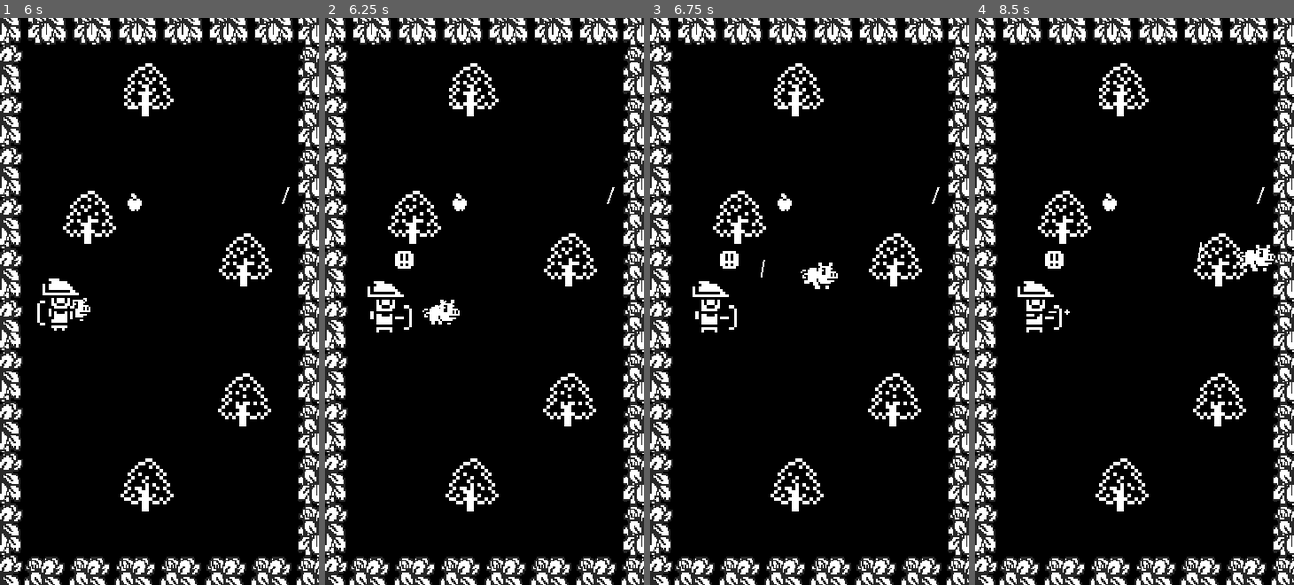
Above: before the commit, frames 1-4 (left to right).
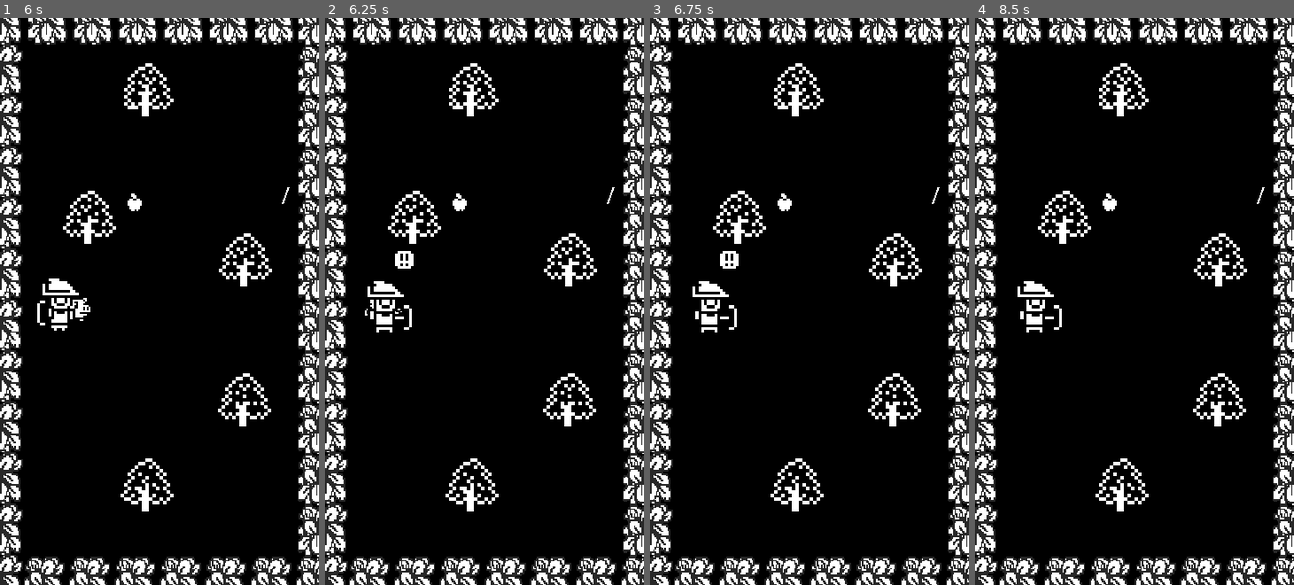
Above: after the commit, the same moments.

Repository: fguillen/PiggyTheApplesAndTheGuard
Game: Godot game, scene res://Word.tscn
The game is run twice, just before and just after one commit, with the same random seed, the same clock (stepped at 60 frames per second) and the same inputs.
Inputs:
- Up to frame 1 (6 s): hold Right (ui_right) 0.53-1.28 s; hold Down (ui_down) 1.28-2.03 s; hold Right (ui_right) 2.03-2.78 s; hold Up (ui_up) 2.78-3.53 s; hold Left (ui_left) 3.53-5.03 s; hold Down (ui_down) 5.03-5.78 s; hold Right (ui_right) from 5.78 s (still down)
- Up to frame 2 (6.25 s): keep holding Right (ui_right)
- Up to frame 3 (6.75 s): release Right (ui_right) at 6.53 s; hold Up (ui_up) from 6.53 s (still down)
- Up to frame 4 (8.5 s): release Up (ui_up) at 7.28 s; hold Right (ui_right) 7.28-8.03 s; hold Down (ui_down) from 8.03 s (still down)

Frame 1 is identical in both runs. In frame 2, 0.3% of the frame differs, in the area x 12-43%, y 49-55%; in frame 3, 0.3%; in frame 4, 0.5%, in the area x 14-95%, y 39-54%.

Commit message:
Pig wounded

Diff:
--- a/Arrow.gd
+++ b/Arrow.gd
@@ -12,6 +12,7 @@
 const SoundArrowShoot = preload("res://Sounds/ArrowShoot.wav")
 
 var destiny_position
+var aim_position
 
 func _ready():
 	print("Arrow.ready")
@@ -22,13 +23,17 @@
 # 	aim(Vector2(0, 0))
 # 	shoot(Vector2(150, 50))
 
-func aim(aim_position, _destiny_position):
+func aim(_aim_position, _destiny_position):
 	print("Arrow.aim")
 	collision.disabled = true
+	aim_position = _aim_position
+	destiny_position = _destiny_position
+
 	global_position = aim_position
-	destiny_position = _destiny_position
+
 	if destiny_position.x < aim_position.x:
 		scale.x = -1
+
 
 func shoot():
 	print("Arrow.shoot")
@@ -48,12 +53,14 @@
 	)
 	tween.start()
 
+
 func stick():
 	audioPlayer.stream = SoundArrowImpact
 	audioPlayer.play()
 	collision.disabled = true
 	sprite.rotation_degrees = rand_range(30, 110)
 	sprite.frame = 1
+
 
 func _on_Tween_tween_completed(_object:Object, _key:NodePath):
 	stick()
--- a/Pig.gd
+++ b/Pig.gd
@@ -11,18 +11,21 @@
 onready var labelVisible: = $LabelVisible
 onready var sprite: = $Sprite
 onready var timerEating: = $TimerEating
+onready var timerGoToGameOver: = $TimerGoToGameOver
 onready var visibilityNotifier: = $VisibilityNotifier2D
 onready var audioPlayer: = $AudioStreamPlayer2D
 
 const TextureVisible = preload("res://Pig.png")
 const TextureHidden = preload("res://Pig_hidden.png")
 const SoundChewing = preload("res://Sounds/Chewing.wav")
+const SoundOink = preload("res://Sounds/Oink.wav")
 
 var hidden = false
 var size = 1
 var appleEating = null
 var screen_size = Vector2.ZERO
 var rnd = RandomNumberGenerator.new()
+var run_away_direction
 
 enum State {
 	IDLE,
@@ -81,9 +84,13 @@
 		sprite.texture = TextureVisible
 
 
-func move(_direction, delta):
+func move_without_limits(direction, delta):
+	position += direction * speed * delta
+
+
+func move(direction, delta):
 	var old_position = position
-	position += _direction * speed * delta
+	position += direction * speed * delta
 
 	if(
 		position.x > screen_size.x - 20 or
@@ -117,9 +124,9 @@
 	animationPlayer.play("Eating")
 
 
-func process_state_wounded(_direction, _delta):
-	pass
-
+func process_state_wounded(_direction, delta):
+	animationPlayer.play("Run")
+	move_without_limits(run_away_direction, delta)
 
 func set_state(value):
 	print("set_state: ", value);
@@ -160,25 +167,50 @@
 	arrow.z_index = 30
 	arrow.stick()
 
+	if arrow.aim_position.x < global_position.x:
+		run_away_direction = Vector2(1, 0)
+	else:
+		run_away_direction = Vector2(-1, 0)
+
+	audioPlayer.stream = SoundOink
+	audioPlayer.play()
+
+	look_towards_direction(run_away_direction)
+	timerGoToGameOver.start(4)
+
+	set_state(State.WOUNDED)
+
+
+func go_to_game_over_scene():
+	get_tree().change_scene("res://GameOver.tscn")
+
+
+
+
+
+
+
+# Timers
+
+func _on_TimerEating_timeout():
+	apple_eat_end()
+
+
+func _on_TimerGoToGameOver_timeout():
+	go_to_game_over_scene()
+
+
+# Collisions
+
+func _on_BodyArea_area_exited(area:Area2D):
+	if area is WorldTree:
+		set_hidden(false)
+
+
+func _on_BodyArea_area_entered(area:Area2D):
+	if area is WorldTree:
+		set_hidden(true)
 
 func _on_PigMouth_area_entered(area:Area2D):
 	if area is Apple:
 		apple_eat_ini(area)
-
-
-# Timers
-
-func _on_TimerEating_timeout():
-	apple_eat_end()
-
-
-# Collisions
-
-func _on_BodyArea_area_exited(area:Area2D):
-	if area is WorldTree:
-		set_hidden(false)
-
-
-func _on_BodyArea_area_entered(area:Area2D):
-	if area is WorldTree:
-		set_hidden(true)
--- a/Pig.tscn
+++ b/Pig.tscn
@@ -65,6 +65,9 @@
 collision_mask = 5
 script = ExtResource( 2 )
 speed = 100
+eatingTime = null
+sizeScaler = null
+speedScaler = null
 
 [node name="Sprite" type="Sprite" parent="."]
 texture = ExtResource( 1 )
@@ -98,6 +101,9 @@
 [node name="TimerEating" type="Timer" parent="."]
 one_shot = true
 
+[node name="TimerGoToGameOver" type="Timer" parent="."]
+one_shot = true
+
 [node name="PigBody" type="Area2D" parent="."]
 position = Vector2( 0, 4 )
 z_index = 40
@@ -115,5 +121,6 @@
 
 [connection signal="area_entered" from="." to="." method="_on_PigMouth_area_entered"]
 [connection signal="timeout" from="TimerEating" to="." method="_on_TimerEating_timeout"]
+[connection signal="timeout" from="TimerGoToGameOver" to="." method="_on_TimerGoToGameOver_timeout"]
 [connection signal="area_entered" from="PigBody" to="." method="_on_BodyArea_area_entered"]
 [connection signal="area_exited" from="PigBody" to="." method="_on_BodyArea_area_exited"]
Not shown, added: Sounds/Oink.wav.import
Not shown, changed: README.md
Not shown, added: Sounds/Oink.wav
